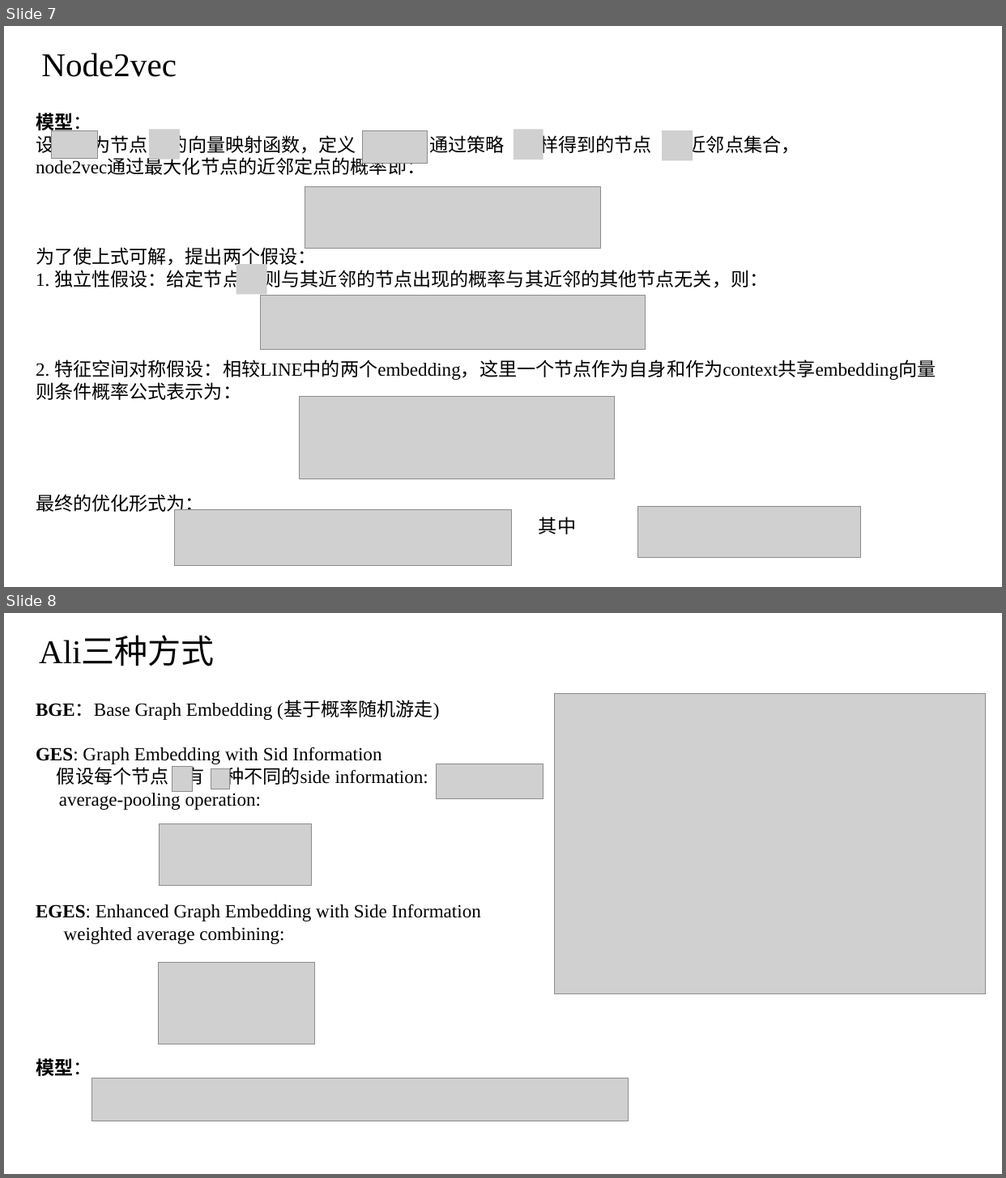
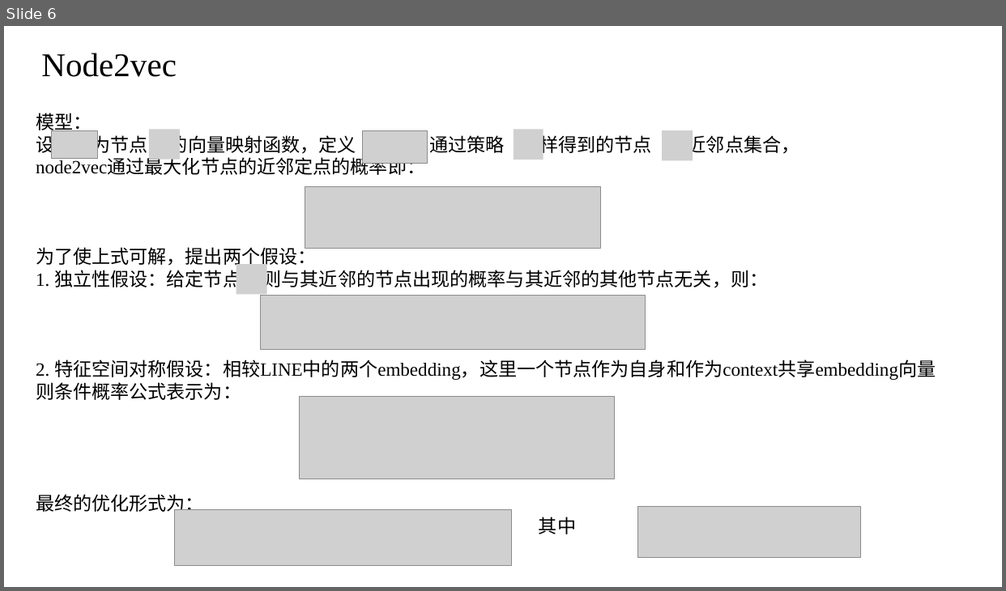
Before and after one commit to Chen-Hao-fc/Libraries, a slide deck: paper/graphEmbedding/Graph Embedding陈浩.pptx. Shown one above the other, each under a label of ours: slides 7 and 8 before the commit, slide 6 after it. The pictures are 1006x1178 and 1006x591 pixels, drawn with LibreOffice and Linux fonts; fonts in the diff are those of the drawing; grey boxes stand for pictures. Boxes give left, top, right and bottom in pixels: in the first picture for what was removed or moved away, otherwise in the second. Text is boxed around its words. In the diff, an @@ line names an element or a change of style, - is before the commit and + after.

```diff
--- a/paper/graphEmbedding/Graph Embedding陈浩.pptx
+++ b/paper/graphEmbedding/Graph Embedding陈浩.pptx
@@ slide 8 removed at <box>4,613,1002,1174</box>, background #FFFFFF @@
@@ title removed at <box>39,637,215,666</box> @@
-Ali三种方式
@@ text removed at <box>36,701,481,1076</box> @@
-BGE：Base Graph Embedding (基于概率随机游走)
-GES: Graph Embedding with Sid Information
-假设每个节点 有 种不同的side information:
-average-pooling operation:
-EGES: Enhanced Graph Embedding with Side Information
-weighted average combining:
-模型：
@@ picture removed at <box>555,694,987,994</box> @@
@@ picture removed at <box>172,766,193,791</box> @@
@@ picture removed at <box>211,769,229,790</box> @@
@@ picture removed at <box>436,764,543,798</box> @@
@@ picture removed at <box>159,824,312,886</box> @@
@@ picture removed at <box>158,963,315,1045</box> @@
@@ picture removed at <box>91,1078,629,1122</box> @@
@@ what was slide 7 is now slide 6 @@
@@ slide 6 changed as well @@
@@ text at <box>36,113,91,134</box>: bold off in "模型：" @@
```
Also in this commit, not shown: 5 other slides changed, 3 other slides removed, 17 other files.
